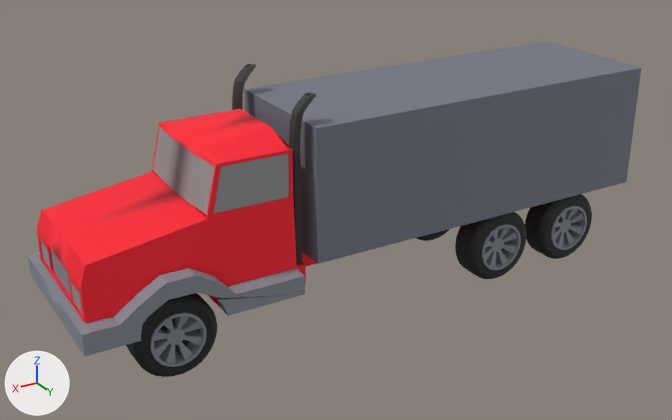
Two versions of the FBX model Chain Reaction/Assets/Cargo Truck.fbx, one commit apart.
The view is the same before and after, from a 50 mm lens placed at (7.38, 11.32, 6.98), pointed at (0.58, -0.02, 1.31). The lights are fixed; the arrows at lower left show +X, +Y and +Z. Where no turn or scale is listed for an object, it has been applied to the vertices.

The older version as bpy lines, for what is in view:
```python
me_cylinder_005 = bpy.data.meshes.new('Cylinder.005')
me_cylinder_005.from_pydata(...)  # 4874 vertices, 4458 faces; spans x -8.21..1.31, y -2.24..0.35, z -0.6..3.0
# faces by material slot: [2516, 1542, 6, 286, 8, 100]
me_cylinder_005.materials.append(mat_material_001)  # grey #878c95
me_cylinder_005.materials.append(mat_material_002)  # black #1d1d1d
me_cylinder_005.materials.append(mat_material_003)  # grey #747986
me_cylinder_005.materials.append(mat_material)  # red #fe172d
me_cylinder_005.materials.append(mat_material_004)  # grey #959595
me_cylinder_005.materials.append(mat_material_005)  # black #353535
ob_truck = bpy.data.objects.new('Truck', me_cylinder_005)
ob_truck.location = (3.67, 0.94, 0.52)
```
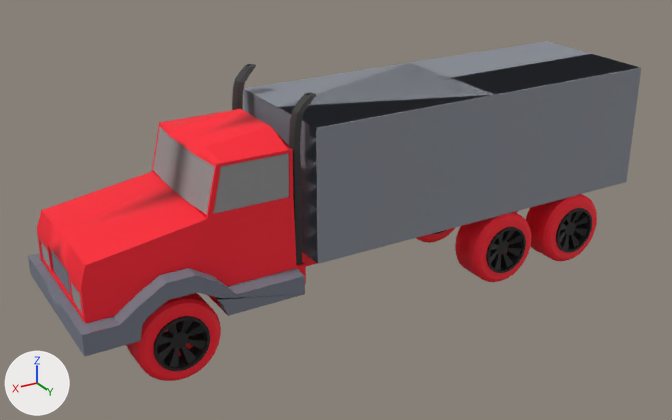
The newer file is also turned or shifted as a whole; pictures and numbers use the older file's frame.

Changed parts and their boxes [x1, y1, x2, y2] in the pictures (672 x 420 px):
'Truck', reshaped
    before: [28, 41, 641, 377]
    after: [28, 41, 641, 381]
part 1 of me_cylinder_005, added
    after: [243, 41, 638, 263]
part 2 of me_cylinder_005, added
    after: [417, 227, 456, 243]
part 3 of me_cylinder_005, added
    after: [169, 329, 188, 349]
part 4 of me_cylinder_005, added
    after: [128, 296, 221, 381]
part 5 of me_cylinder_005, added
    after: [563, 221, 576, 235]
part 6 of me_cylinder_005, added
    after: [529, 194, 597, 261]
part 7 of me_cylinder_005, added
    after: [494, 240, 508, 255]
part 8 of me_cylinder_005, added
    after: [459, 212, 531, 282]
part 9 of me_cylinder_005, recoloured (grey to black)
    before: [150, 206, 587, 367]
    after: [157, 225, 584, 363]
part 10 of me_cylinder_005, recoloured
    both: [28, 251, 305, 357]
part 11 of me_cylinder_005, recoloured (black to red)
    before: [126, 194, 592, 377]
    after: [126, 201, 554, 359]
part 12 of me_cylinder_005, recoloured
    both: [247, 41, 641, 264]

The edits, one by one:
me_cylinder_005 is used by ob_truck; location (3.67, 0.94, 0.52).
me_cylinder_005 had 4874 vertices, 4458 faces and spanned x -8.21..1.31, y -2.24..0.35, z -0.6..3.0.
me_cylinder_005 now has 9202 vertices, 8424 faces and spans x -8.21..1.31, y -2.24..0.35, z -0.6..3.0.
me_cylinder_005 part 1: a new loose piece, a box spanning x -8.21..-2.11, y -2.06..0.15, z 0.6..2.6, in mat_material_001 (grey #878c95).
me_cylinder_005 part 2: the loose piece of 656 vertices spanning x -6.13..-4.93, y -0.4..0.15, z -0.6..0.6 is copied, and the copy is mirrored in y about its middle, then moved by (0.0, -1.64, 0.0); it spans x -6.13..-4.93, y -2.03..-1.49, z -0.6..0.6.
me_cylinder_005 part 3: a new loose piece, a 32-sided cylinder along y spanning x -0.123..0.123, y 0.066..0.161, z -0.123..0.123, in mat_material_002 (black #1d1d1d).
me_cylinder_005 part 4: the loose piece of 656 vertices spanning x -0.6..0.6, y -0.4..0.15, z -0.6..0.6 is copied, and the copy is scaled about its middle by (1, 1.07, -1), then moved by (0.0, 0.1, 0.0); it spans x -0.6..0.6, y -0.31..0.27, z -0.6..0.6.
me_cylinder_005 part 5: a new loose piece, a 32-sided cylinder along y spanning x -7.124..-6.877, y 0.066..0.161, z -0.123..0.123, in mat_material_002 (black #1d1d1d).
me_cylinder_005 part 6: the loose piece of 656 vertices spanning x -7.6..-6.4, y -0.4..0.15, z -0.6..0.6 is copied, and the copy is scaled about its middle by (1, 1.07, -1), then moved by (0.0, 0.1, 0.0); it spans x -7.6..-6.4, y -0.31..0.27, z -0.6..0.6.
me_cylinder_005 part 7: a new loose piece, a 32-sided cylinder along y spanning x -5.651..-5.404, y 0.066..0.161, z -0.123..0.123, in mat_material_002 (black #1d1d1d).
me_cylinder_005 part 8: the loose piece of 656 vertices spanning x -6.13..-4.93, y -0.4..0.15, z -0.6..0.6 is copied, and the copy is scaled about its middle by (1, 1.07, -1), then moved by (0.0, 0.1, 0.0); it spans x -6.13..-4.93, y -0.31..0.27, z -0.6..0.6.
me_cylinder_005 part 9: 2418 faces spanning x -7.39..0.39, y -2.16..0.15, z -0.39..0.39 switch from mat_material_001 (grey #878c95) to mat_material_002 (black #1d1d1d).
me_cylinder_005 part 10: 98 faces spanning x -1.8..1.31, y -2.24..0.35, z 0.28..1.05 switch from mat_material_001 (grey #878c95) to mat_material_003 (grey #747986).
me_cylinder_005 part 11: 1542 faces spanning x -7.6..0.6, y -2.12..0.11, z -0.6..0.6 switch from mat_material_002 (black #1d1d1d) to mat_material (red #fe172d).
me_cylinder_005 part 12: 6 faces spanning x -8.21..-2.11, y -2.04..0.17, z 0.6..2.6 switch from mat_material_003 (grey #747986) to mat_material_001 (grey #878c95).
